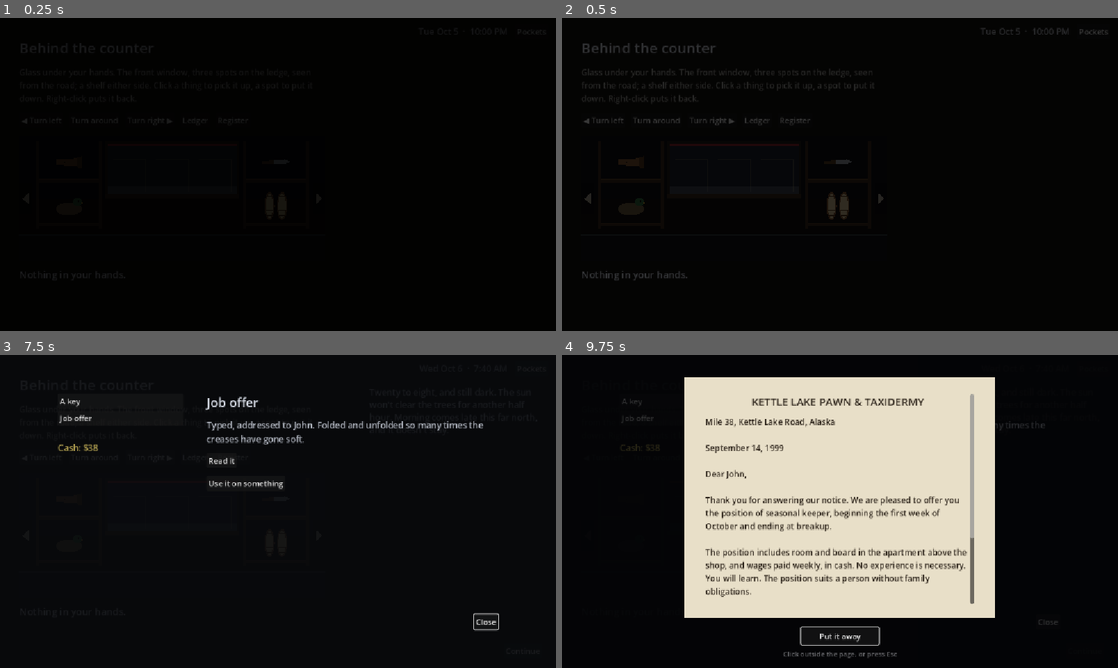
Above: before the commit, frames 1-4 (two rows, left to right).
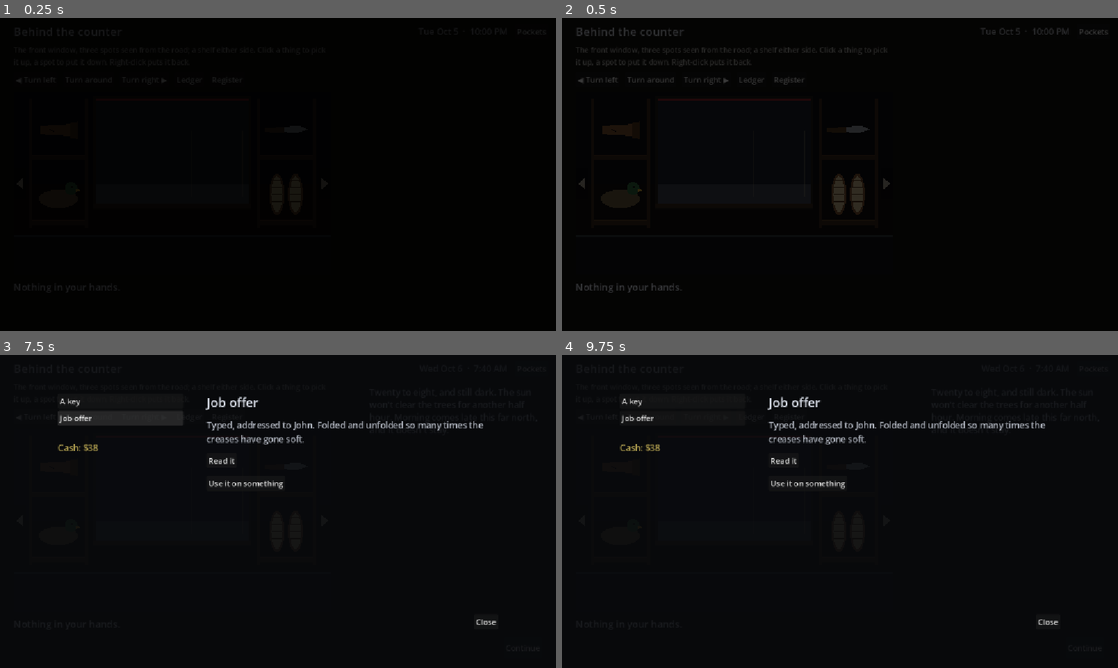
Above: after the commit, the same moments.

Repository: MicolDellaColletta/breakup
Game: Godot game, scene res://scenes/counter.tscn
Same seed, same stepped clock (60 frames per second), same inputs: the game is played once before the commit and once after it. This scene is started directly instead of the project's main scene. Sound files missing from this copy of the repository are replaced by a short silence.
Inputs:
- Up to frame 1 (0.25 s): no input
- Up to frame 2 (0.5 s): no input
- Up to frame 3 (7.5 s): click "Pockets" at 0.5 s; click "A key" at 1.25 s; click "Job offer" at 2 s; click "Continue" at 2.75 s; click "Continue" at 3.5 s; click "Read it" at 4.25 s; click "Use it on something" at 5 s; click "Put it away" at 5.75 s; click "◀ Turn left" at 6.5 s; click "Turn around" at 7.25 s
- Up to frame 4 (9.75 s): click "Turn right ▶" at 8 s; click "Ledger" at 8.75 s; click "Register" at 9.5 s

The runs differ from the first frame. In frame 1, less than 0.1% of the frame differs, in the area x 2-39%, y 18-88%; in frame 2, 2.8%; in frame 3, 0.1%; in frame 4, 44%, in the area x 10-90%, y 7-97%.

Commit message:
Choices away from Continue; a bigger shop view
Choices now fade in and can't be clicked for 0.6s, so clicking quickly
through the text never picks one by accident (number keys still pick at
once). In the dialogue column they sit above a gap, and the Continue
button keeps its own row even when hidden, so a choice is never under
where Continue was.

The shop view gets more of the screen: a tighter header (smaller title
and text, narrower margins), and a taller drawing with a bigger front
window between the two shelves.

Co-Authored-By: Claude Opus 5.5 <noreply@anthropic.com>
Claude-Session: https://claude.ai/code/session_01FfTQbNb7gouRm2E4pjXUsr

Diff:
--- a/scenes/counter.tscn
+++ b/scenes/counter.tscn
@@ -38,27 +38,27 @@
 anchor_bottom = 1.0
 grow_horizontal = 2
 grow_vertical = 2
-theme_override_constants/margin_left = 40
-theme_override_constants/margin_top = 40
-theme_override_constants/margin_right = 40
-theme_override_constants/margin_bottom = 32
+theme_override_constants/margin_left = 28
+theme_override_constants/margin_top = 24
+theme_override_constants/margin_right = 28
+theme_override_constants/margin_bottom = 20
 
 [node name="SceneLayout" type="VBoxContainer" parent="SceneArea/SceneMargins" unique_id=1410596877]
 layout_mode = 2
-theme_override_constants/separation = 18
+theme_override_constants/separation = 10
 
 [node name="ViewTitle" type="Label" parent="SceneArea/SceneMargins/SceneLayout" unique_id=1510697887]
 unique_name_in_owner = true
 layout_mode = 2
 theme_override_colors/font_color = Color(0.85, 0.87, 0.91, 0.85)
-theme_override_font_sizes/font_size = 30
+theme_override_font_sizes/font_size = 24
 text = "Behind the counter"
 
 [node name="ViewText" type="Label" parent="SceneArea/SceneMargins/SceneLayout" unique_id=1610798897]
 unique_name_in_owner = true
 layout_mode = 2
 theme_override_colors/font_color = Color(0.62, 0.62, 0.6, 1)
-theme_override_font_sizes/font_size = 17
+theme_override_font_sizes/font_size = 15
 autowrap_mode = 2
 
 [node name="ViewButtons" type="HBoxContainer" parent="SceneArea/SceneMargins/SceneLayout" unique_id=1710899907]
@@ -94,11 +94,11 @@
 unique_name_in_owner = true
 layout_mode = 2
 size_flags_vertical = 3
-theme_override_constants/separation = 14
+theme_override_constants/separation = 10
 
 [node name="ShelfView" type="Control" parent="SceneArea/SceneMargins/SceneLayout/ShelfPanel" unique_id=1012404957]
 unique_name_in_owner = true
-custom_minimum_size = Vector2(0, 250)
+custom_minimum_size = Vector2(0, 380)
 layout_mode = 2
 size_flags_vertical = 3
 script = ExtResource("24_shelves")
--- a/scenes/dialogue_column.tscn
+++ b/scenes/dialogue_column.tscn
@@ -53,8 +53,17 @@
 unique_name_in_owner = true
 layout_mode = 2
 
-[node name="AdvanceButton" type="Button" parent="Margins/Layout" unique_id=1908998081]
+[node name="ChoiceGap" type="Control" parent="Margins/Layout" unique_id=1908998082]
+custom_minimum_size = Vector2(0, 36)
+layout_mode = 2
+mouse_filter = 2
+
+[node name="AdvanceBar" type="HBoxContainer" parent="Margins/Layout" unique_id=1908998083]
+custom_minimum_size = Vector2(0, 44)
+layout_mode = 2
+alignment = 2
+
+[node name="AdvanceButton" type="Button" parent="Margins/Layout/AdvanceBar" unique_id=1908998081]
 unique_name_in_owner = true
 layout_mode = 2
-size_flags_horizontal = 8
 text = "Continue"
--- a/scripts/counter.gd
+++ b/scripts/counter.gd
@@ -78,7 +78,7 @@
 const VIEWS: Dictionary = {
 	"counter": {
 		"title": "Behind the counter",
-		"text": "Glass under your hands. The front window, three spots on the ledge, seen from the road; a shelf either side. Click a thing to pick it up, a spot to put it down. Right-click puts it back.",
+		"text": "The front window, three spots seen from the road; a shelf either side. Click a thing to pick it up, a spot to put it down. Right-click puts it back.",
 	},
 	"left": {
 		"title": "The left wall",
--- a/scripts/dialogue_column.gd
+++ b/scripts/dialogue_column.gd
@@ -111,6 +111,7 @@
 		return button
 	button.text = "%d. %s" % [number, choice["label"]]
 	button.add_theme_color_override("font_color", CHOICE_COLOR)
+	button.add_theme_color_override("font_disabled_color", CHOICE_COLOR)
 	return button
 
 # needs=john: a choice that voice put in your head, in the voice's color and
@@ -124,7 +125,7 @@
 	# The button keeps its own (invisible) text so it sizes itself normally;
 	# a label that can wave sits exactly on top of it.
 	button.text = "%d. %s" % [number, label_text]
-	for state in ["font_color", "font_hover_color", "font_pressed_color", "font_focus_color", "font_hover_pressed_color"]:
+	for state in ["font_color", "font_hover_color", "font_pressed_color", "font_focus_color", "font_hover_pressed_color", "font_disabled_color"]:
 		button.add_theme_color_override(state, Color(0, 0, 0, 0))
 	var plain: String = "%d. %s" % [number, label_text.replace("[", "[lb]")]
 	var text: RichTextLabel = RichTextLabel.new()
--- a/scripts/narrator.gd
+++ b/scripts/narrator.gd
@@ -324,7 +324,19 @@
 		var button: Button = _make_choice_button(choices[i], i + 1)
 		button.pressed.connect(_on_choice_pressed.bind(choices[i]))
 		choice_box.add_child(button)
+		_arm_later(button)
 	choice_box.visible = true
+
+# Choices fade in and can't be clicked until they have, so clicking quickly
+# through the text never picks one by accident. (Number keys pick at once.)
+const CHOICE_ARM_TIME: float = 0.6
+
+func _arm_later(button: Button) -> void:
+	button.disabled = true
+	button.modulate.a = 0.0
+	var fade: Tween = button.create_tween()
+	fade.tween_property(button, "modulate:a", 1.0, CHOICE_ARM_TIME)
+	fade.tween_callback(func() -> void: button.disabled = false)
 
 func _make_choice_button(choice: Dictionary, _number: int) -> Button:
 	var button: Button = Button.new()
--- a/scripts/shelf_view.gd
+++ b/scripts/shelf_view.gd
@@ -136,12 +136,13 @@
 	return Rect2(Vector2(size.x * 0.3, size.y * 0.8), Vector2(size.x * 0.4, size.y * 0.17))
 
 func _window_rect() -> Rect2:
-	return Rect2(Vector2(size.x * 0.29, size.y * 0.06), Vector2(size.x * 0.42, size.y * 0.42))
+	return Rect2(Vector2(size.x * 0.26, size.y * 0.04), Vector2(size.x * 0.48, size.y * 0.58))
 
 # The shelf left (0) or right (1) of the window, above the counter.
 func _side_shelf_rect(side: int) -> Rect2:
-	var x: float = ARROW_WIDTH + 8 if side == 0 else size.x * 0.73
-	return Rect2(Vector2(x, size.y * 0.04), Vector2(size.x * 0.27 - ARROW_WIDTH - 8, size.y * 0.7))
+	var w: float = size.x * 0.24 - ARROW_WIDTH - 10
+	var x: float = ARROW_WIDTH + 6 if side == 0 else size.x * 0.76 + 4
+	return Rect2(Vector2(x, size.y * 0.04), Vector2(w, size.y * 0.7))
 
 # The picture between the two arrows.
 func _inner_rect() -> Rect2:
--- a/tests/test_shop.gd
+++ b/tests/test_shop.gd
@@ -126,6 +126,10 @@
 	check(view.person == "widow" and view.mode == "counter", "Mrs. Hollis stands across the counter as she comes in")
 	advance(column, 10)
 	await process_frame
+	var first: Button = column.get_node("%ChoiceBox").get_child(0)
+	check(first.disabled and first.modulate.a < 0.5, "her question's choices fade in, and can't be clicked yet")
+	await wait(0.8)
+	check(not first.disabled and is_equal_approx(first.modulate.a, 1.0), "then they can")
 	await pick(column, "That's right")
 	advance(column)
 	await pick(column, "sorry")
